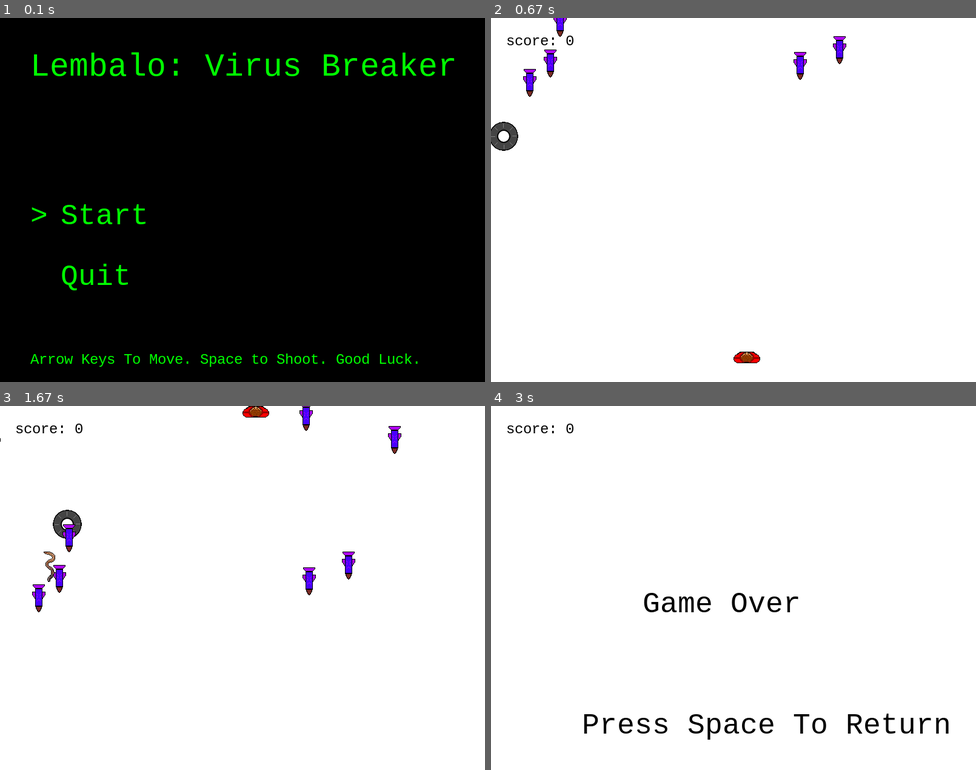
Above: before the commit, frames 1-4 (two rows, left to right).
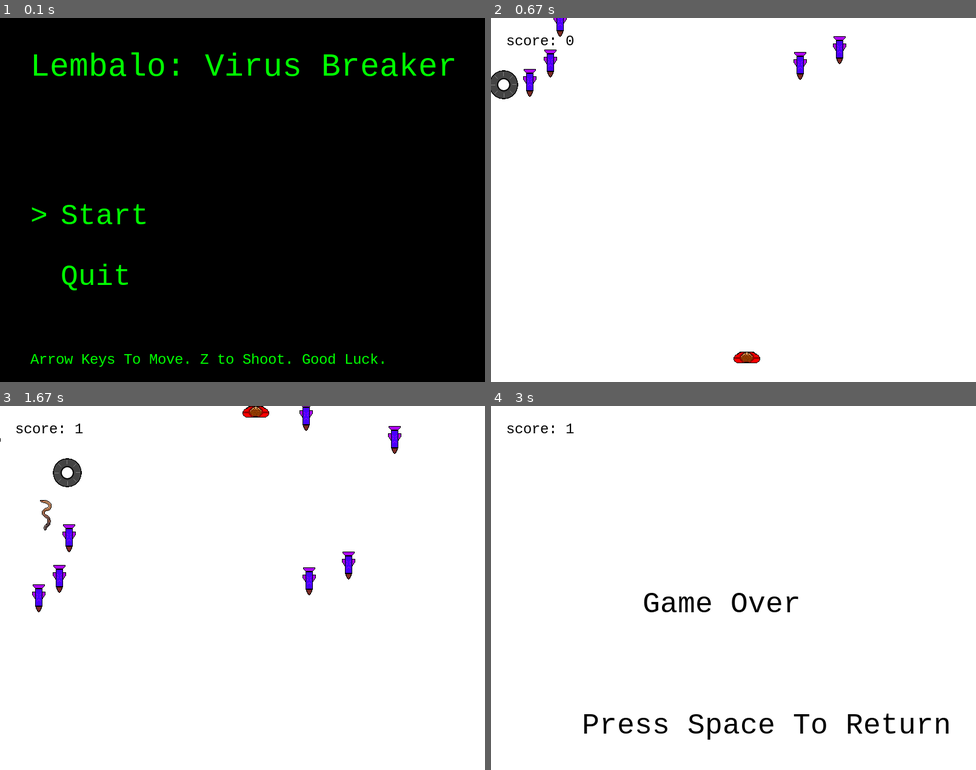
Above: after the commit, the same moments.

Repository: GilbertWilliams/Antimal2ElectricBoogaloo
Game: pygame game, started from main.py
The game is run twice, just before and just after one commit, with the same random seed, the same clock (stepped at 60 frames per second) and the same inputs.
Inputs:
- Up to frame 1 (0.1 s): no input
- Up to frame 2 (0.67 s): tap Space at 0.33 s
- Up to frame 3 (1.67 s): hold Z 0.67-1.13 s; hold Up 0.67-1.13 s; hold Up 1.17-1.63 s; tap Z at 1.23, 1.53 s
- Up to frame 4 (3 s): hold Right 1.67-2.13 s; tap Z at 1.73, 2.03 s

The runs differ from the first frame. In frame 1, 0.5% of the frame differs, in the area x 41-87%, y 92-96%; in frame 2, 0.6%; in frame 3, 0.8%, in the area x 8-18%, y 4-49%; in frame 4, less than 0.1%.

Commit message:
fix fucking z

Diff:
--- a/main.py
+++ b/main.py
@@ -59,7 +59,7 @@
         self.rect = self.image.get_rect() # Get rectangle from sprite image
         self.rect.x = -100
         self.rect.y = -100
-        self.vel = -20 # Default velocity
+        self.vel = -30 # Default velocity
 
     def update(self):
         self.rect.y += self.vel # Change bullet position
@@ -76,6 +76,7 @@
     def __init__(self, x, y):
         Bullet.__init__(self)
         self.image = pygame.image.load('resources/worm.png')
+        self.rect = self.image.get_rect()
         self.vel = 10
         self.rect.x = x
         self.rect.y = y
@@ -172,7 +173,7 @@
     #Spawns enemies at random X values and offscreen by 50 on the Y axis
     enemy = [Enemy(randrange(0, 750, 1), randrange(-50, 50, 1))]
 
-    flyer = [secretEnemy(randrange(-50, 50, 1), randrange(0, 300, 1))]
+    flyer = [secretEnemy(randrange(-50, 50, 1), randrange(0, 150, 1))]
 
     # Add more initial enemies
     for x in range(0, 3):
@@ -241,7 +242,7 @@
                     player.move(-pVel, 'y')
                 elif event.key == pygame.K_DOWN:
                     player.move(pVel, 'y')
-                elif event.key == pygame.K_SPACE:
+                elif event.key == pygame.K_z and playerSprite.has(player):
                     bullet = Bullet()
                     bulletSprites.add(bullet)
                     allSprites.add(bullet)
@@ -261,10 +262,7 @@
                     player.move(0, 'y')
                 elif event.key == pygame.K_ESCAPE:
                     keepGoing = False
-                elif event.key == pygame.K_SPACE and not playerSprite.has(player):
-                    gm = mainMenu()
-                    gm.run()
-                elif score >= scoreLimit and not bossSprite.has(boss):
+                elif event.key == (pygame.K_SPACE and not playerSprite.has(player)) or (score >= scoreLimit and not bossSprite.has(boss)):
                     gm = mainMenu()
                     gm.run()
 
@@ -277,7 +275,7 @@
                     allSprites.add(flyerBullet)
                     pygame.time.set_timer(reloadEvent, 0)
 
-            elif event.type == bossre and bossSprite.has(boss):
+            elif event.type == bossre and bossSprite.has(boss) and playerSprite.has(player):
                 bossReload = True
                 bossBullet1 = enemyBullet(boss.rect.x, boss.rect.y + 75)
                 bossBullet2 = enemyBullet(boss.rect.x + 150, boss.rect.y + 75)
@@ -299,7 +297,7 @@
         scoreboard = scoreFont.render("score: " + scoreString, 1, (0, 0, 0))
         screen.blit(scoreboard, (25,25))
 
-        scoreLimit = 30
+        scoreLimit = 3
         # Enemy counter for boss fight
         if score >= scoreLimit and not hasSpawned:
             boss = Boss(325, 50)
@@ -368,7 +366,7 @@
     def run(self):
         title = self.titleFont.render('Lembalo: Virus Breaker', 1, self.color)
         start = self.font.render('Start', 1, self.color)
-        directions = self.directFont.render('Arrow Keys To Move. Space to Shoot. Good Luck.', 1, self.color)
+        directions = self.directFont.render('Arrow Keys To Move. Z to Shoot. Good Luck.', 1, self.color)
         quitgame = self.font.render('Quit', 1, self.color)
 
         cursor = 0
Binary file changed: resources/worm.png
